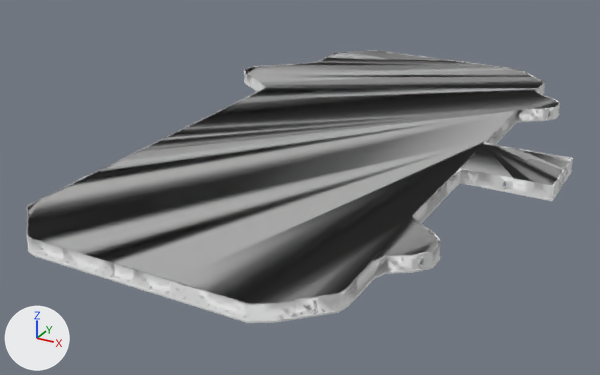
Two versions of the FBX model Blender/Enviroment/Mansion.fbx, one commit apart.
The view is the same before and after, from a 50 mm camera at (-15.0, -107.6, 42.1) aimed at (-68.2, -10.7, -6.4). The lights are fixed; the arrows at lower left show +X, +Y and +Z. Where no turn or scale is listed for an object, it has been applied to the vertices. Vertices at the same position are counted once.

Objects in the first picture: 'Wall_ousideLong.026'.
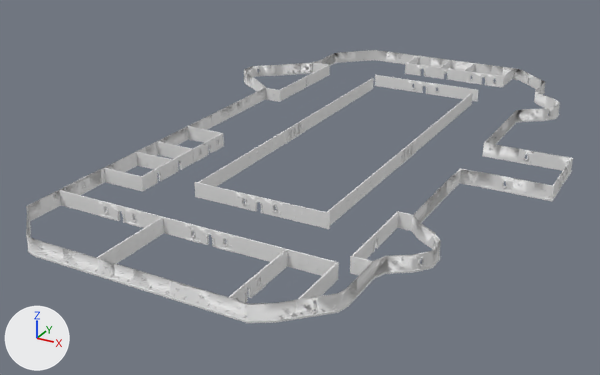
Where the newer file only moved an object's origin or applied its transform, the numbers keep the older frame.

The change in detail:
me_cube_117 is used by ob_wall_ousidelong_026; location (-85.5, 7.6, 0.0).
me_cube_117 had 33453 vertices, 29439 faces and spanned x -9.3..52.7, y -59.2..33.4, z -1.9..1.0.
me_cube_117 now has 76728 vertices, 67278 faces and spans x -9.3..52.7, y -59.2..33.4, z -1.9..1.0.
me_cube_117 part 1: 42915 vertices added at x -0.6..41.0, y -59.0..33.2, z -1.9..1.0.

What differs and where, as boxes (x1, y1, x2, y2) in the pictures (600 x 375 px):
part 1 of me_cube_117, added: after (59, 56, 513, 302)
